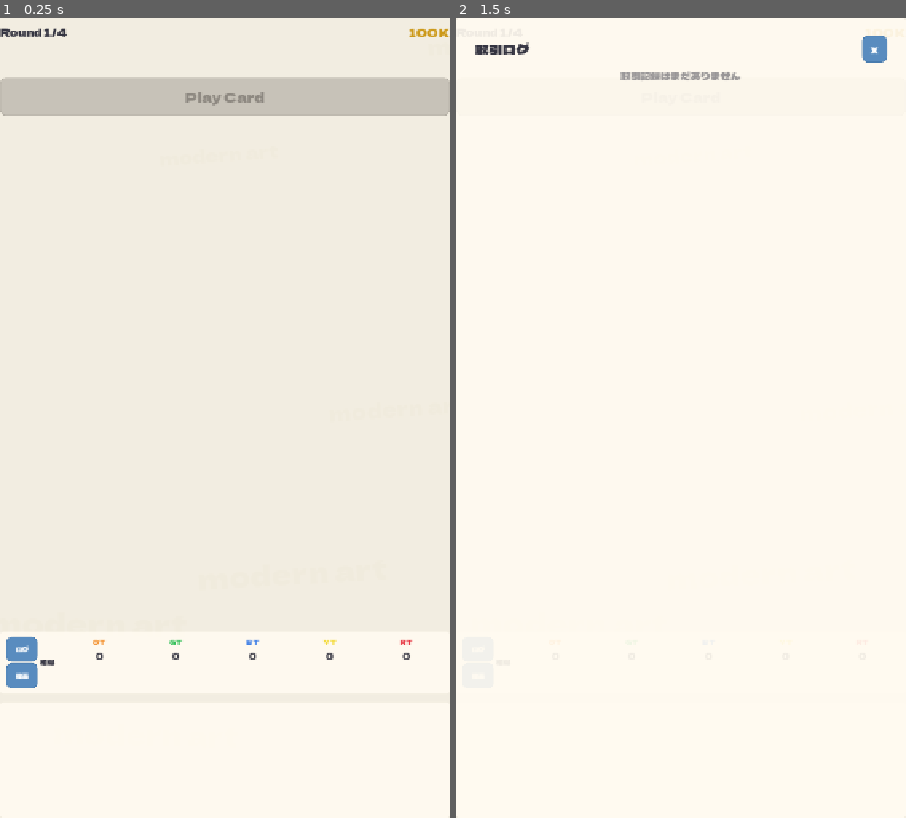
Above: before the commit, frames 1-2 (left to right).
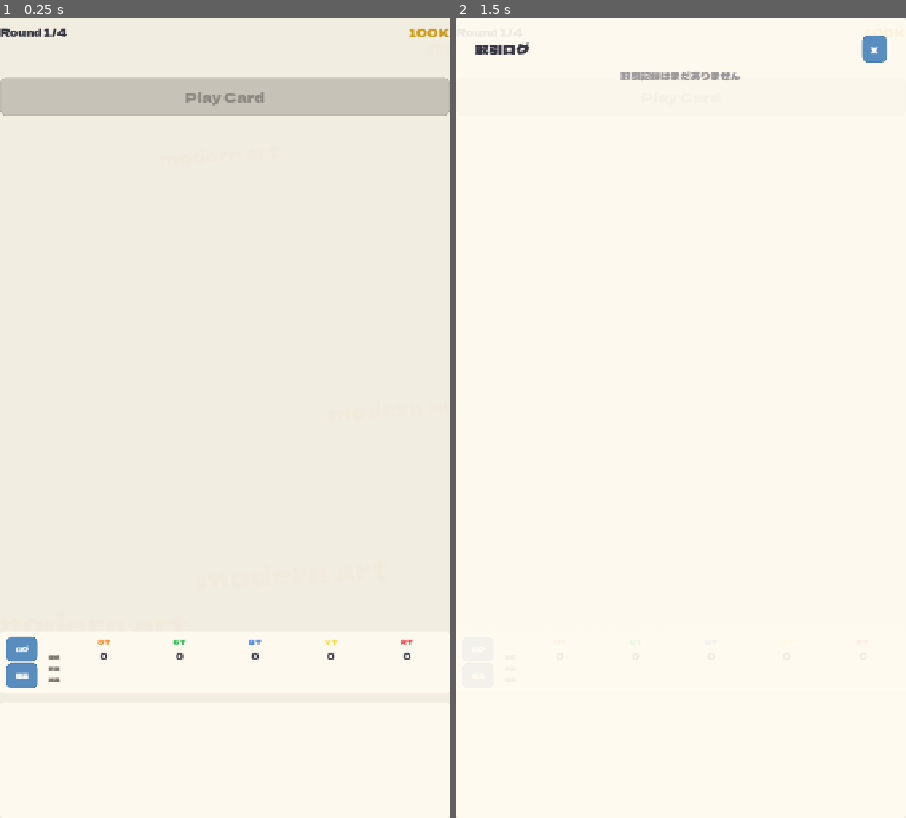
Above: after the commit, the same moments.

Repository: elefolo4565/modern-art
Game: Godot game, scene res://scenes/game/game_board.tscn
The game is run twice, just before and just after one commit, with the same random seed, the same clock (stepped at 60 frames per second) and the same inputs. This scene is started directly instead of the project's main scene.
Inputs:
- Up to frame 1 (0.25 s): no input
- Up to frame 2 (1.5 s): click "ログ" at 0.5 s; click "絵画" at 1.25 s

The runs differ from the first frame. In frame 1, 0.2% of the frame differs, in the area x 8-92%, y 77-83%; in frame 2, less than 0.1%.

Commit message:
Add guide labels to market board (価値/枚数/出品)
Co-Authored-By: Claude Opus 4.6 <noreply@anthropic.com>

Diff:
--- a/client/scenes/game/market_board.tscn
+++ b/client/scenes/game/market_board.tscn
@@ -26,7 +26,7 @@
 size_flags_vertical = 3
 theme_override_font_sizes/font_size = 10
 
-[node name="HeaderLabel" type="Label" parent="HBox"]
+[node name="GuideCol" type="VBoxContainer" parent="HBox"]
 layout_mode = 2
-theme_override_font_sizes/font_size = 12
-text = "Market"
+custom_minimum_size = Vector2(32, 0)
+alignment = 1
--- a/client/scripts/autoload/locale.gd
+++ b/client/scripts/autoload/locale.gd
@@ -69,6 +69,9 @@
 		"game_play_card": {"ja": "カードを出す", "en": "Play Card"},
 		"game_market": {"ja": "相場", "en": "Market"},
 		"game_paintings": {"ja": "絵画", "en": "Paintings"},
+		"market_value": {"ja": "価値", "en": "Val"},
+		"market_count": {"ja": "枚数", "en": "Cnt"},
+		"market_bid": {"ja": "出品", "en": "Bid"},
 
 		# Auction
 		"auction_title": {"ja": "オークション", "en": "Auction"},
--- a/client/scripts/game/market_board.gd
+++ b/client/scripts/game/market_board.gd
@@ -6,7 +6,7 @@
 signal paintings_button_pressed
 
 @onready var hbox: HBoxContainer = $HBox
-@onready var header_label: Label = $HBox/HeaderLabel
+@onready var guide_col: VBoxContainer = $HBox/GuideCol
 @onready var log_button: Button = $HBox/ButtonsBox/LogButton
 @onready var paintings_button: Button = $HBox/ButtonsBox/PaintingsButton
 
@@ -32,10 +32,10 @@
 	_build_board()
 
 func _build_board() -> void:
-	# Remove old dynamic children (keep ButtonsBox and HeaderLabel)
+	# Remove old dynamic children (keep ButtonsBox and GuideCol)
 	var buttons_box = $HBox/ButtonsBox
 	for child in hbox.get_children():
-		if child != header_label and child != buttons_box:
+		if child != guide_col and child != buttons_box:
 			child.queue_free()
 
 	_artist_labels.clear()
@@ -43,7 +43,18 @@
 	_settled_labels.clear()
 	_pending_labels.clear()
 
-	header_label.text = Locale.t("game_market")
+	# Build guide column labels
+	for child in guide_col.get_children():
+		child.queue_free()
+	var guide_color := Color(0.45, 0.43, 0.4, 1)
+	var guide_rows := ["", "market_value", "market_count", "market_bid"]
+	for key in guide_rows:
+		var lbl := Label.new()
+		lbl.text = Locale.t(key) if key != "" else ""
+		lbl.add_theme_font_size_override("font_size", 9)
+		lbl.add_theme_color_override("font_color", guide_color)
+		lbl.horizontal_alignment = HORIZONTAL_ALIGNMENT_RIGHT
+		guide_col.add_child(lbl)
 
 	# Add separator
 	var sep := VSeparator.new()
